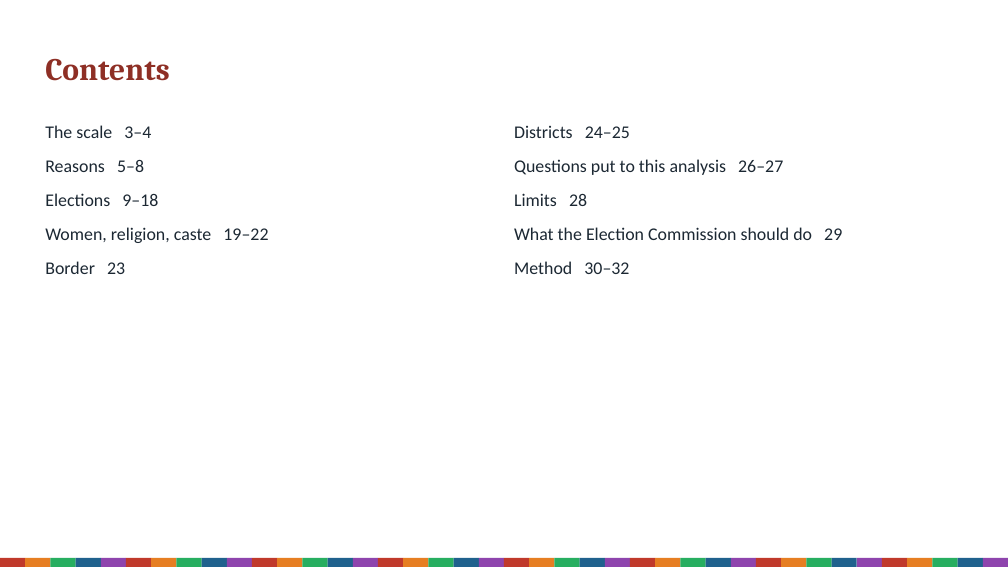
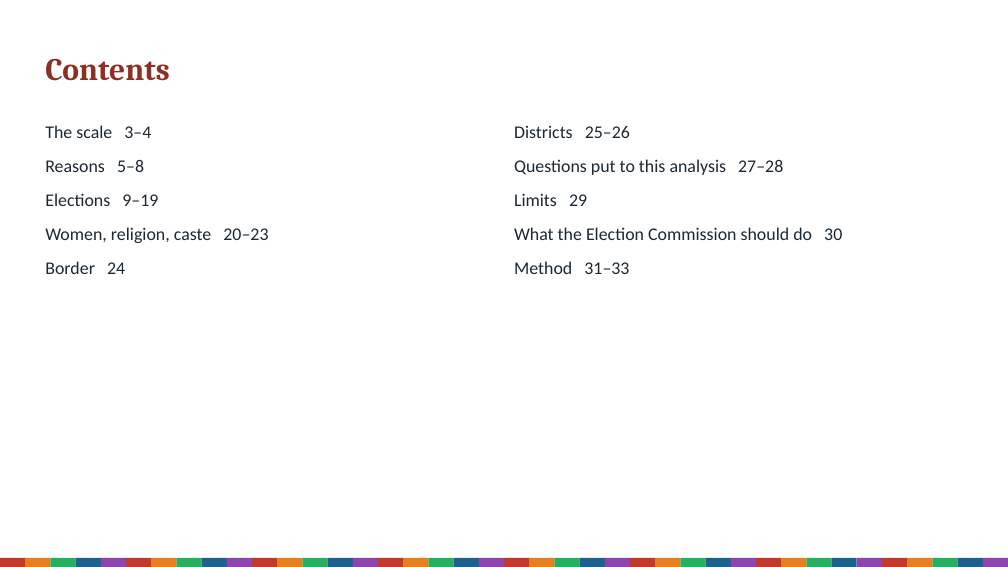
Before and after one commit to Varnasr/INDIA-DATA, a slide deck: slide 2 of reports/bihar-sir-2025-deck.pptx. Drawn at 1008x567 pixels with LibreOffice and Linux fonts; fonts in the diff are those of the drawing. Boxes give left, top, right and bottom in pixels: in the first picture for what was removed or moved away, otherwise in the second. Text is boxed around its words. In the diff, an @@ line names an element or a change of style, - is before the commit and + after.

```diff
--- a/reports/bihar-sir-2025-deck.pptx
+++ b/reports/bihar-sir-2025-deck.pptx
@@ text at [514, 126, 842, 274]: text changed @@
-Districts 24–25
-Questions put to this analysis 26–27
-Limits 28
-What the Election Commission should do 29
-Method 30–32
+Districts 25–26
+Questions put to this analysis 27–28
+Limits 29
+What the Election Commission should do 30
+Method 31–33
@@ text at [45, 193, 268, 274]: text changed @@
-Elections 9–18
-Women, religion, caste 19–22
-Border 23
+Elections 9–19
+Women, religion, caste 20–23
+Border 24
```
Also in this commit, not shown: 21 other slides changed, 1 slide added, 22 other files.
